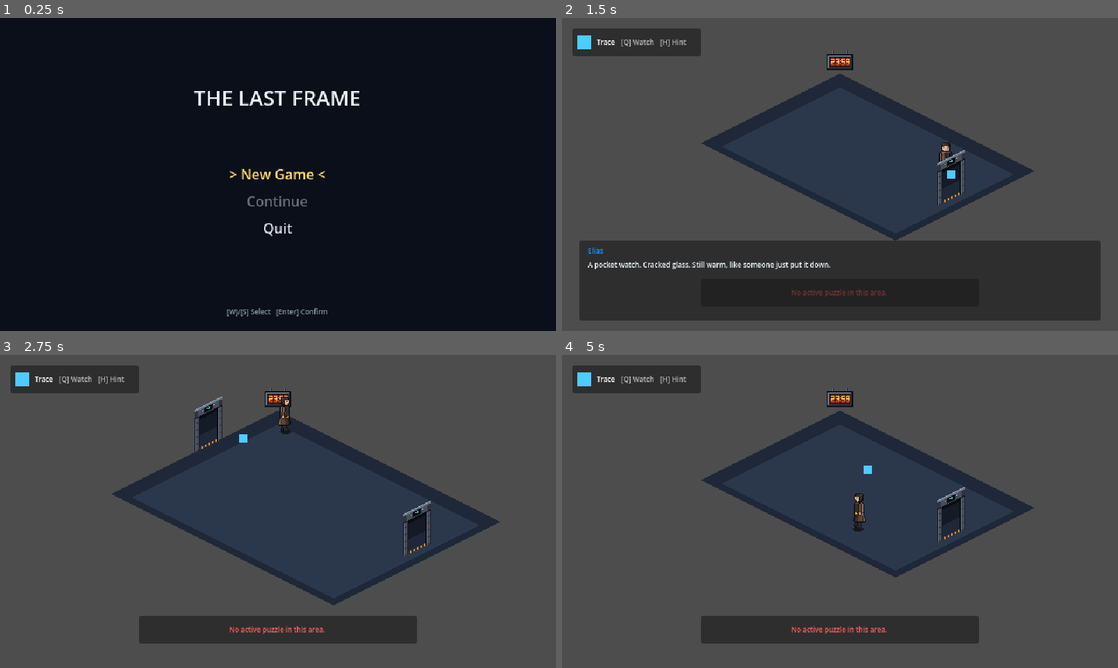
Above: before the commit, frames 1-4 (two rows, left to right).
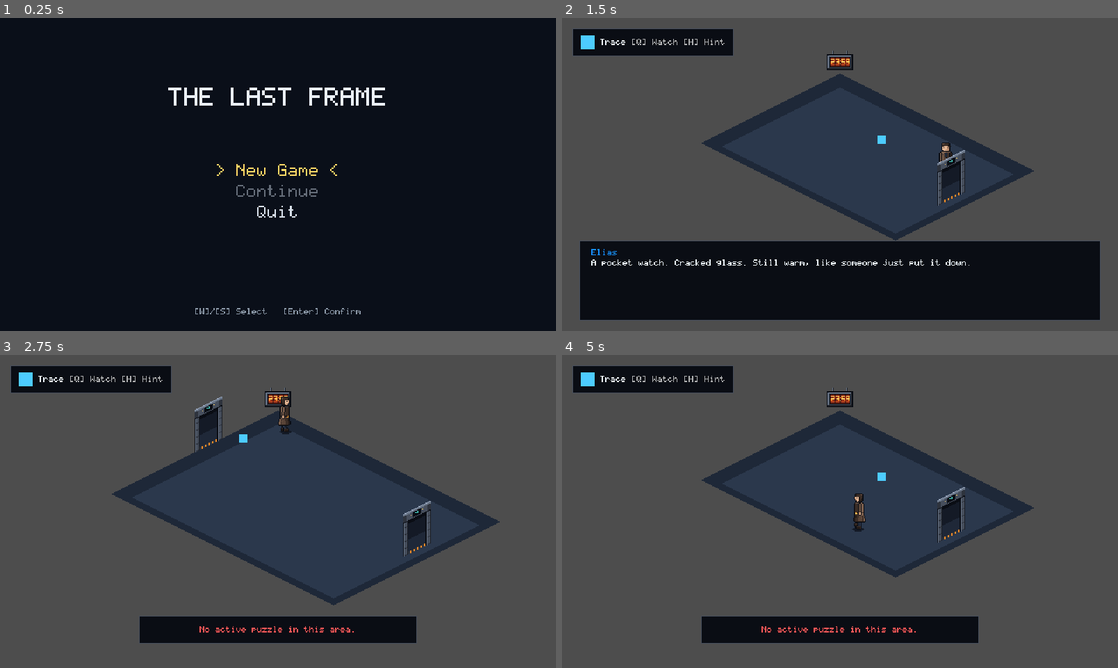
Above: after the commit, the same moments.

Repository: Zeeynrs/the-last-frame
Game: Godot game, scene res://scenes/boot/Boot.tscn
The game is run twice, just before and just after one commit, with the same random seed, the same clock (stepped at 60 frames per second) and the same inputs.
Inputs (mouse positions are in pixels of both pictures, inside the frame that each line leads up to):
- Up to frame 1 (0.25 s): no input
- Up to frame 2 (1.5 s): tap Enter at 0.5 s; move the mouse to (962, 158) at 0.52 s; hold D (move_right) 0.53-1.28 s; hold H (hint) 0.53-1.28 s; click (962, 158) at 0.67 s; tap Space at 0.77 s; tap E (interact) at 0.8, 1.35 s; move the mouse to (728, 190) at 1.27 s; hold S (move_down) from 1.28 s (still down)
- Up to frame 3 (2.75 s): tap Space at 1.52 s; tap Q (watch) at 1.55 s; tap R (echo_reset) at 2 s; move the mouse to (333, 442) at 2.02 s; release S (move_down) at 2.03 s; hold D (move_right) from 2.03 s (still down); hold Q (watch) from 2.03 s (still down); tap H (hint) at 2.3 s
- Up to frame 4 (5 s): move the mouse to (812, 574) at 2.77 s; release D (move_right) at 2.78 s; release Q (watch) at 2.78 s; hold W (move_up) 2.78-3.53 s; tap Mouse wheel down (ability_next) at 2.85 s; click (812, 574) at 2.92 s; tap Space at 3.02, 3.77, 4.52 s; tap E (interact) at 3.05 s; click (812, 574) at 3.5 s; move the mouse to (1006, 558) at 3.52 s; hold Mouse wheel up (ability_prev) 3.53-4.28 s; hold A (move_left) from 3.53 s (still down); tap Q (watch) at 3.8 s; move the mouse to (673, 464) at 4.27 s; click (673, 464) at 4.35 s; tap H (hint) at 4.55 s

The runs differ from the first frame. In frame 1, 2.2% of the frame differs, in the area x 30-70%, y 22-96%; in frame 2, 22%, in the area x 1-97%, y 3-97%; in frame 3, 6.9%; in frame 4, 7.0%.

Commit message:
fix(TLF-043): ignore non-targetable triggers in targeting and fix silent theme fallback

Diff:
--- a/scripts/player/player.gd
+++ b/scripts/player/player.gd
@@ -142,7 +142,7 @@
 	# Filter out any candidates that became invalid or queued for deletion
 	_candidates = _candidates.filter(func(c): return is_instance_valid(c) and c.is_inside_tree())
 
-	var best = choose_best_interactable(global_position, _candidates)
+	var best = choose_best_interactable(global_position, _candidates, actor_id)
 	if best != current_target:
 		if current_target != null and is_instance_valid(current_target):
 			current_target.set_focused(false)
@@ -188,8 +188,21 @@
 			label_node.text = ""
 
 
-## Chooses the closest Interactable; breaks ties lexicographically by object_id.
-static func choose_best_interactable(from_pos: Vector2, candidates: Array) -> Interactable:
+## Returns true if an interactable can be targeted (supports 'use' or any watch ability).
+## Checkpoints, trigger zones, and safe anchors return false.
+static func is_targetable(interactable: Interactable, actor: StringName = &"player") -> bool:
+	if interactable == null or not is_instance_valid(interactable):
+		return false
+	if interactable.can_interact(actor, &"use") != &"unsupported":
+		return true
+	for ability in Interactable.WATCH_ABILITIES:
+		if interactable.supports_ability(ability):
+			return true
+	return false
+
+
+## Chooses the closest targetable Interactable; breaks ties lexicographically by object_id.
+static func choose_best_interactable(from_pos: Vector2, candidates: Array, actor: StringName = &"player") -> Interactable:
 	if candidates.is_empty():
 		return null
 
@@ -198,6 +211,10 @@
 
 	for c in candidates:
 		if not (c is Interactable):
+			continue
+		if not is_instance_valid(c):
+			continue
+		if not is_targetable(c, actor):
 			continue
 		var dist = from_pos.distance_to(c.global_position)
 		if dist < best_dist - 0.001:
--- a/scripts/player/pocket_watch.gd
+++ b/scripts/player/pocket_watch.gd
@@ -125,12 +125,25 @@
 	return false
 
 
+## Returns true if an interactable can be targeted (supports 'use' or any watch ability).
+## Checkpoints, trigger zones, and safe anchors return false.
+static func is_targetable(interactable: Interactable, actor: StringName = &"player") -> bool:
+	if interactable == null or not is_instance_valid(interactable):
+		return false
+	if interactable.can_interact(actor, &"use") != &"unsupported":
+		return true
+	for ability in Interactable.WATCH_ABILITIES:
+		if interactable.supports_ability(ability):
+			return true
+	return false
+
+
 ## Selects the best watch target per ADR-015:
-## 1. Filter candidates within watch_radius (default 96 px).
+## 1. Filter targetable candidates within watch_radius (default 96 px).
 ## 2. If any candidate supports the selected ability, pick the nearest of those.
-## 3. Otherwise pick the nearest candidate overall so unsupported feedback stays teachable.
+## 3. Otherwise pick the nearest targetable candidate overall so unsupported feedback stays teachable.
 ## 4. Break ties lexicographically by object_id.
-static func choose_watch_target(from_pos: Vector2, candidates: Array, p_selected_ability: StringName, max_radius: float = WATCH_RADIUS) -> Interactable:
+static func choose_watch_target(from_pos: Vector2, candidates: Array, p_selected_ability: StringName, max_radius: float = WATCH_RADIUS, actor: StringName = &"player") -> Interactable:
 	if p_selected_ability == &"echo":
 		return null
 
@@ -138,7 +151,11 @@
 	for c in candidates:
 		if not (c is Interactable):
 			continue
-		if is_instance_valid(c) and from_pos.distance_to(c.global_position) <= max_radius:
+		if not is_instance_valid(c):
+			continue
+		if not is_targetable(c, actor):
+			continue
+		if from_pos.distance_to(c.global_position) <= max_radius:
 			in_range.append(c)
 
 	if in_range.is_empty():
@@ -184,7 +201,12 @@
 	if is_inside_tree():
 		candidates = get_tree().get_nodes_in_group(&"interactable")
 
-	var best = choose_watch_target(global_position, candidates, selected_ability, watch_radius)
+	var actor := &"player"
+	var p = get_parent()
+	if p != null and "actor_id" in p:
+		actor = p.actor_id
+
+	var best = choose_watch_target(global_position, candidates, selected_ability, watch_radius, actor)
 	if best != current_target:
 		if current_target != null and is_instance_valid(current_target):
 			current_target.set_watch_focused(false)
--- a/scripts/ui/ui_theme.gd
+++ b/scripts/ui/ui_theme.gd
@@ -16,6 +16,8 @@
 const COLOR_TEXT_MUTED := Color(0.5216, 0.5608, 0.6196, 1.0)      # #858F9E
 
 static var _instance: UITheme = null
+static var _warned_missing_font: bool = false
+static var font_path_override: String = ""
 
 
 func _init() -> void:
@@ -24,16 +26,8 @@
 	_connect_settings()
 
 
-func _is_font_imported() -> bool:
-	if not DirAccess.dir_exists_absolute("res://.godot/imported"):
-		return false
-	var dir := DirAccess.open("res://.godot/imported")
-	if dir == null:
-		return false
-	for f in dir.get_files():
-		if f.begins_with("tlf_pixel_mono.ttf-") and f.ends_with(".fontdata"):
-			return true
-	return false
+static func reset_warning_flag() -> void:
+	_warned_missing_font = false
 
 
 func _make_stylebox(border_color: Color, bg_color: Color, padding: int = 4) -> StyleBoxFlat:
@@ -52,20 +46,35 @@
 
 
 func _setup_theme() -> void:
-	if not _is_font_imported():
+	_setup_styles_and_colors()
+	_setup_font()
+
+
+func _setup_font() -> void:
+	var is_import_mode := Engine.is_editor_hint() or "--import" in OS.get_cmdline_args()
+	if is_import_mode:
 		return
 
-	var font := load(FONT_PATH) as Font
-	if font != null:
-		default_font = font
-		set_font("font", "Label", font)
-		set_font("normal_font", "RichTextLabel", font)
-		set_font("font", "Button", font)
-		set_font("font", "LineEdit", font)
-		set_font("font", "TextEdit", font)
-		set_font("font", "TabBar", font)
-		set_font("font", "TabContainer", font)
+	var path := font_path_override if not font_path_override.is_empty() else FONT_PATH
+	if ResourceLoader.exists(path):
+		var font := load(path) as Font
+		if font != null:
+			default_font = font
+			set_font("font", "Label", font)
+			set_font("normal_font", "RichTextLabel", font)
+			set_font("font", "Button", font)
+			set_font("font", "LineEdit", font)
+			set_font("font", "TextEdit", font)
+			set_font("font", "TabBar", font)
+			set_font("font", "TabContainer", font)
+			return
 
+	if not _warned_missing_font:
+		_warned_missing_font = true
+		push_warning("UITheme: TLF Pixel Mono not available, using default font")
+
+
+func _setup_styles_and_colors() -> void:
 	# Setup type variations
 	set_type_variation(&"HeaderMedium", &"Label")
 	set_type_variation(&"HeaderLarge", &"Label")
@@ -178,5 +187,5 @@
 				_instance = res
 	if th != null:
 		if th.default_font == null:
-			th._setup_theme()
+			th._setup_font()
 		th._connect_settings()
--- /dev/null
+++ b/tests/player/test_spawn_targeting.gd
@@ -0,0 +1,113 @@
+extends "res://tests/support/base_test.gd"
+
+## Real-input test at spawn verifying targeting ignores checkpoints and non-targetable triggers (TLF-043).
+
+const CH01_SCENE_PATH := "res://scenes/chapters/ch01/Chapter01.tscn"
+const TEST_SAVE_ROOT := "user://tlf_test_spawn_targeting_saves"
+const REAL_SAVE_SLOT_0 := "user://saves/slot_0.json"
+
+
+func _record_real_save_state() -> Dictionary:
+	var exists := FileAccess.file_exists(REAL_SAVE_SLOT_0)
+	var mtime := FileAccess.get_modified_time(REAL_SAVE_SLOT_0) if exists else 0
+	return {"exists": exists, "mtime": mtime}
+
+
+func _assert_real_save_unchanged(before: Dictionary, context: String) -> void:
+	var exists := FileAccess.file_exists(REAL_SAVE_SLOT_0)
+	_assert_eq(exists, before["exists"], "%s: real save existence unchanged" % context)
+	if before["exists"]:
+		var mtime := FileAccess.get_modified_time(REAL_SAVE_SLOT_0)
+		_assert_eq(mtime, before["mtime"], "%s: real save modified time unchanged" % context)
+
+
+func _cleanup_test_save_dir() -> void:
+	var dir := DirAccess.open(TEST_SAVE_ROOT)
+	if dir != null:
+		for file in dir.get_files():
+			dir.remove(file)
+		for sub_dir in dir.get_directories():
+			dir.remove(sub_dir)
+	if DirAccess.dir_exists_absolute(TEST_SAVE_ROOT):
+		DirAccess.remove_absolute(TEST_SAVE_ROOT)
+
+
+func _make_ch01() -> Chapter01:
+	_cleanup_test_save_dir()
+	var ch01_scene := load(CH01_SCENE_PATH) as PackedScene
+	var ch01 := ch01_scene.instantiate() as Chapter01
+	var router := ch01.get_node_or_null("RoomRouter") as RoomRouter
+	if router != null:
+		var store := SaveStore.new()
+		store.name = "TestSaveStore"
+		store.save_root = TEST_SAVE_ROOT
+		router.add_child(store)
+		router.save_service = store
+
+	var hud_scene := load("res://scenes/ui/HUD.tscn") as PackedScene
+	var hud := hud_scene.instantiate() as HUD
+	ch01.add_child(hud)
+
+	_tree().root.add_child(ch01)
+	return ch01
+
+
+func _cleanup_ch01(ch01: Node) -> void:
+	if ch01 == null:
+		return
+	var router: RoomRouter = ch01.get_node_or_null("RoomRouter")
+	if router != null and router.current_room != null:
+		router._unload_current()
+	if ch01.get_parent() != null:
+		ch01.get_parent().remove_child(ch01)
+	ch01.free()
+	_cleanup_test_save_dir()
+
+
+func test_spawn_targeting_ignores_checkpoint_and_picks_up_watch() -> void:
+	var real_save_before := _record_real_save_state()
+	var ch01 := _make_ch01()
+	await physics_frames(5)
+
+	var player := ch01.player
+	_assert_true(player != null, "Player exists in Chapter 01")
+	var pocket_watch: PocketWatch = player.pocket_watch if player != null else null
+	_assert_true(pocket_watch != null, "PocketWatch exists on Player")
+
+	# (1) At spawn (352, 160) without moving:
+	# Neither player.current_target nor PocketWatch.current_target should be the checkpoint
+	var player_target = player.current_target
+	var watch_target = pocket_watch.current_target
+
+	var player_target_id: StringName = player_target.object_id if player_target != null else &""
+	var watch_target_id: StringName = watch_target.object_id if watch_target != null else &""
+
+	_assert_true(
+		player_target_id != &"ch01.arrival_platform.checkpoint",
+		"player.current_target at spawn must NOT be checkpoint (got '%s')" % str(player_target_id)
+	)
+	_assert_true(
+		watch_target_id != &"ch01.arrival_platform.checkpoint",
+		"PocketWatch.current_target at spawn must NOT be checkpoint (got '%s')" % str(watch_target_id)
+	)
+
+	# (2) Real-input walking to the watch pickup at (368, 168)
+	var pickup_pos := Vector2(368, 168)
+	var arrived := await walk_to(player, "pocket_watch_pickup", pickup_pos, func():
+		return player.current_target != null and player.current_target.object_id == &"global.pocket_watch"
+	, 180)
+
+	_assert_true(arrived, "Player walked to pocket watch pickup")
+	_assert_true(player.current_target != null, "Player has a current_target near pickup")
+	if player.current_target != null:
+		_assert_eq(player.current_target.object_id, &"global.pocket_watch", "Target is global.pocket_watch")
+
+	# (3) Press interact with real input -> acquires pocket watch
+	await tap(&"interact", 2)
+	await physics_frames(5)
+
+	var acquired: bool = ch01.session.narrative_state.get_flag(&"ch01.flag.pocket_watch_acquired", false)
+	_assert_true(acquired, "ch01.flag.pocket_watch_acquired flag set after interacting with pickup")
+
+	_cleanup_ch01(ch01)
+	_assert_real_save_unchanged(real_save_before, "test_spawn_targeting_ignores_checkpoint_and_picks_up_watch")
--- /dev/null
+++ b/tests/player/test_targeting_selection.gd
@@ -0,0 +1,131 @@
+extends "res://tests/support/base_test.gd"
+
+## Unit tests for Player and PocketWatch target selection functions per TLF-043.
+## Verifies non-targetable triggers/checkpoints are ignored, blocked-but-supported
+## objects stay targetable, fallback pools exclude triggers, and ADR-006 tie-breaking holds.
+
+
+class DummyTrigger extends TriggerZone:
+	func _init(id: StringName, pos: Vector2 = Vector2.ZERO) -> void:
+		object_id = id
+		position = pos
+
+
+class DummyCheckpoint extends CheckpointZone:
+	func _init(id: StringName, pos: Vector2 = Vector2.ZERO) -> void:
+		object_id = id
+		position = pos
+
+
+class DummyUsable extends Interactable:
+	func _init(id: StringName, pos: Vector2 = Vector2.ZERO) -> void:
+		object_id = id
+		position = pos
+
+
+class DummyBlockedUsable extends Interactable:
+	var block_reason: StringName = &"unpowered"
+
+	func _init(id: StringName, pos: Vector2 = Vector2.ZERO, reason: StringName = &"unpowered") -> void:
+		object_id = id
+		position = pos
+		block_reason = reason
+
+	func _can_use(_actor_id: StringName, _interaction_id: StringName, _payload: Dictionary) -> StringName:
+		return block_reason
+
+
+class DummyWatchObject extends Interactable:
+	var ability: StringName
+
+	func _init(id: StringName, pos: Vector2, supp_ability: StringName) -> void:
+		object_id = id
+		position = pos
+		ability = supp_ability
+
+	func supports_ability(ability_id: StringName) -> bool:
+		return ability_id == ability
+
+	func _can_use(_actor_id: StringName, _interaction_id: StringName, _payload: Dictionary) -> StringName:
+		return &"unsupported"
+
+
+func test_trigger_and_checkpoint_only_returns_null() -> void:
+	var trigger = DummyTrigger.new(&"ch01.zone.trigger", Vector2(10, 0))
+	var cp = DummyCheckpoint.new(&"ch01.zone.cp", Vector2(15, 0))
+	var candidates: Array = [trigger, cp]
+
+	var player_target = Player.choose_best_interactable(Vector2.ZERO, candidates)
+	_assert_true(player_target == null, "Player target must be null when only triggers/checkpoints in candidates")
+
+	var watch_target_trace = PocketWatch.choose_watch_target(Vector2.ZERO, candidates, &"trace")
+	_assert_true(watch_target_trace == null, "PocketWatch trace target must be null when only triggers/checkpoints")
+
+	var watch_target_freeze = PocketWatch.choose_watch_target(Vector2.ZERO, candidates, &"freeze")
+	_assert_true(watch_target_freeze == null, "PocketWatch freeze target must be null when only triggers/checkpoints")
+
+	trigger.free()
+	cp.free()
+
+
+func test_trigger_closer_than_usable_picks_usable() -> void:
+	var trigger = DummyTrigger.new(&"ch01.near.trigger", Vector2(10, 0)) # dist = 10
+	var usable = DummyUsable.new(&"ch01.far.usable", Vector2(25, 0))     # dist = 25
+	var candidates: Array = [trigger, usable]
+
+	var player_target = Player.choose_best_interactable(Vector2.ZERO, candidates)
+	_assert_eq(player_target, usable, "Player must pick usable object over closer trigger")
+
+	var watch_target = PocketWatch.choose_watch_target(Vector2.ZERO, candidates, &"trace")
+	_assert_eq(watch_target, usable, "PocketWatch fallback pool must pick usable object over closer trigger")
+
+	trigger.free()
+	usable.free()
+
+
+func test_blocked_but_supported_use_stays_targetable() -> void:
+	var trigger = DummyTrigger.new(&"ch01.near.trigger", Vector2(10, 0))
+	var unpowered_console = DummyBlockedUsable.new(&"ch01.console", Vector2(20, 0), &"unpowered")
+	var candidates: Array = [trigger, unpowered_console]
+
+	var player_target = Player.choose_best_interactable(Vector2.ZERO, candidates)
+	_assert_eq(player_target, unpowered_console, "Blocked use (unpowered) must remain targetable for Player")
+
+	var watch_target = PocketWatch.choose_watch_target(Vector2.ZERO, candidates, &"rewind")
+	_assert_eq(watch_target, unpowered_console, "Blocked use (unpowered) must remain in fallback pool for PocketWatch")
+
+	trigger.free()
+	unpowered_console.free()
+
+
+func test_fallback_pool_contains_no_trigger() -> void:
+	# Neither object supports freeze; one is a trigger, one is a usable object
+	var trigger = DummyTrigger.new(&"ch01.zone.trigger", Vector2(15, 0))
+	var usable = DummyUsable.new(&"ch01.prop.item", Vector2(30, 0))
+	var candidates: Array = [trigger, usable]
+
+	var watch_target = PocketWatch.choose_watch_target(Vector2.ZERO, candidates, &"freeze", 96.0)
+	_assert_eq(watch_target, usable, "PocketWatch fallback pool must contain usable item, NOT trigger")
+
+	trigger.free()
+	usable.free()
+
+
+func test_adr006_tie_break_unchanged() -> void:
+	var item_a = DummyUsable.new(&"ch01.apple", Vector2(20, 0))
+	var item_b = DummyUsable.new(&"ch01.banana", Vector2(-20, 0))
+
+	# Order 1: [banana, apple]
+	var p_target_1 = Player.choose_best_interactable(Vector2.ZERO, [item_b, item_a])
+	_assert_eq(p_target_1, item_a, "Player tie-break picks lexicographically smaller ID")
+	var w_target_1 = PocketWatch.choose_watch_target(Vector2.ZERO, [item_b, item_a], &"trace")
+	_assert_eq(w_target_1, item_a, "PocketWatch tie-break picks lexicographically smaller ID")
+
+	# Order 2: [apple, banana]
+	var p_target_2 = Player.choose_best_interactable(Vector2.ZERO, [item_a, item_b])
+	_assert_eq(p_target_2, item_a, "Player tie-break order invariant")
+	var w_target_2 = PocketWatch.choose_watch_target(Vector2.ZERO, [item_a, item_b], &"trace")
+	_assert_eq(w_target_2, item_a, "PocketWatch tie-break order invariant")
+
+	item_a.free()
+	item_b.free()
--- a/tests/ui/test_ui_theme.gd
+++ b/tests/ui/test_ui_theme.gd
@@ -263,3 +263,31 @@
 
 	doc.queue_free()
 	await physics_frames(1)
+
+
+func test_theme_fallback_when_font_unavailable() -> void:
+	UITheme.reset_warning_flag()
+	UITheme.font_path_override = "res://assets/ui/fonts/non_existent_font_probe.ttf"
+
+	var th := UITheme.new()
+
+	_assert_true(th.default_font == null, "default_font must be null when font file is unavailable")
+	_assert_true(th.has_stylebox("panel", "Panel"), "Panel stylebox must still be set when font is unavailable")
+	_assert_true(th.has_stylebox("panel", "PanelContainer"), "PanelContainer stylebox must still be set")
+	_assert_true(th.has_stylebox("normal", "Button"), "Button stylebox must still be set")
+	_assert_true(th.has_stylebox("panel", "TabContainer"), "TabContainer stylebox must still be set")
+	_assert_true(th.has_color("font_color", "Button"), "Button font_color must be set")
+	_assert_eq(th.get_color("font_color", "Button"), UITheme.COLOR_TEXT_NORMAL, "Button font_color matches theme")
+
+	# Font sizes {8, 16, 24} px must be set
+	_assert_eq(th.default_font_size, 8, "default_font_size must be 8")
+	_assert_eq(th.get_font_size("font_size", "Label"), 8, "Label font_size must be 8")
+	_assert_eq(th.get_font_size("font_size", "HeaderMedium"), 16, "HeaderMedium font_size must be 16")
+	_assert_eq(th.get_font_size("font_size", "HeaderLarge"), 24, "HeaderLarge font_size must be 24")
+
+	# Warning was logged exactly once
+	_assert_true(UITheme._warned_missing_font, "Warning was logged for missing font")
+
+	th = null
+	UITheme.font_path_override = ""
+	UITheme.reset_warning_flag()
Not shown, added: tests/player/test_spawn_targeting.gd.uid
Not shown, added: tests/player/test_targeting_selection.gd.uid
